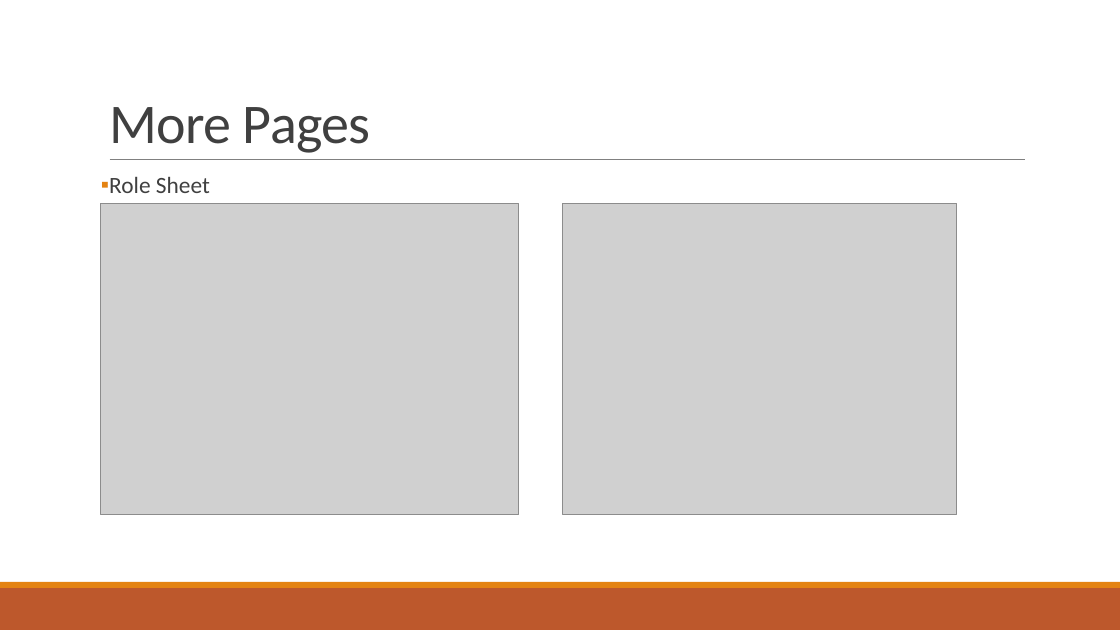
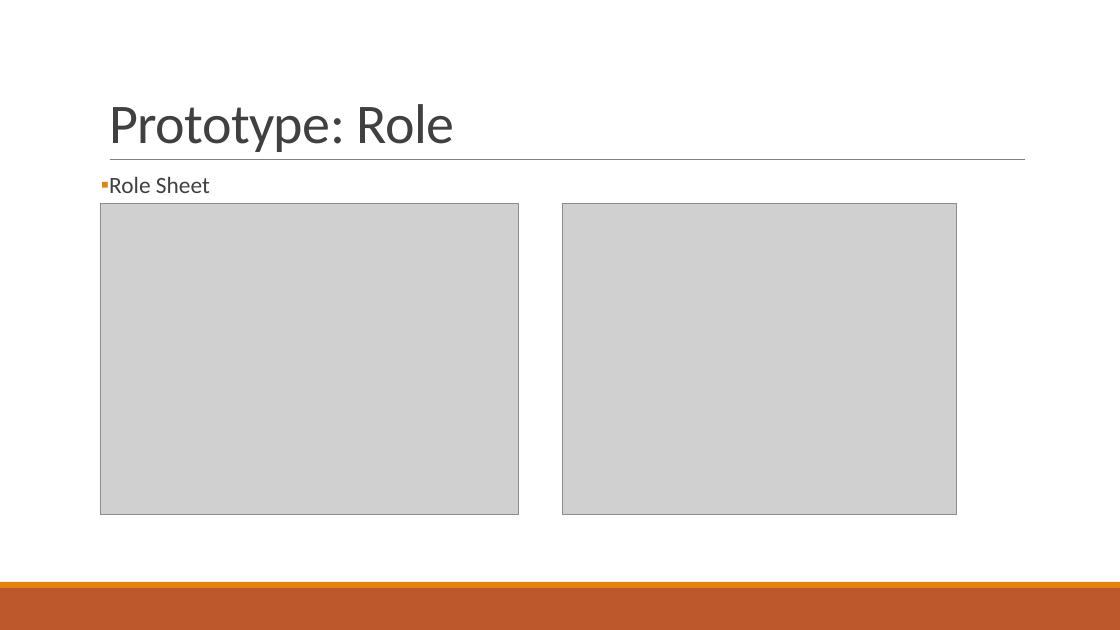
Before and after one commit to SDSMT-CSC464-F15/dancesoft, a slide deck: slide 12 of Sprint 3/client presentation/DanceSoft powerpoint sprint 3.pptx. Drawn at 1120x630 pixels with LibreOffice and Linux fonts; fonts in the diff are those of the drawing; grey boxes stand for pictures. Boxes give left, top, right and bottom in pixels: in the first picture for what was removed or moved away, otherwise in the second. Text is boxed around its words. In the diff, an @@ line names an element or a change of style, - is before the commit and + after.

```diff
--- a/Sprint 3/client presentation/DanceSoft powerpoint sprint 3.pptx
+++ b/Sprint 3/client presentation/DanceSoft powerpoint sprint 3.pptx
@@ title at bbox=[109, 104, 455, 152]: text changed @@
-More Pages
+Prototype: Role
```
Also in this commit, not shown: 7 other slides changed, 2 slides added, 2 slides removed, 40 other files.
